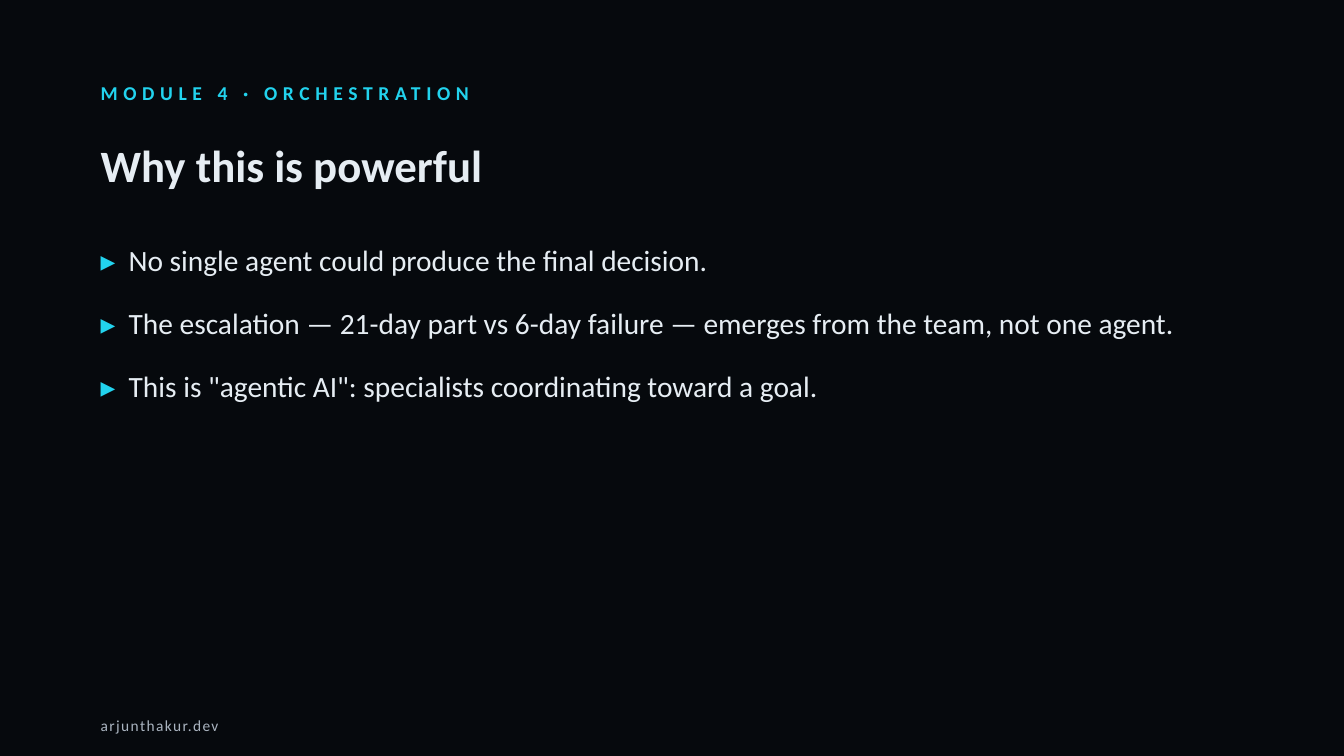
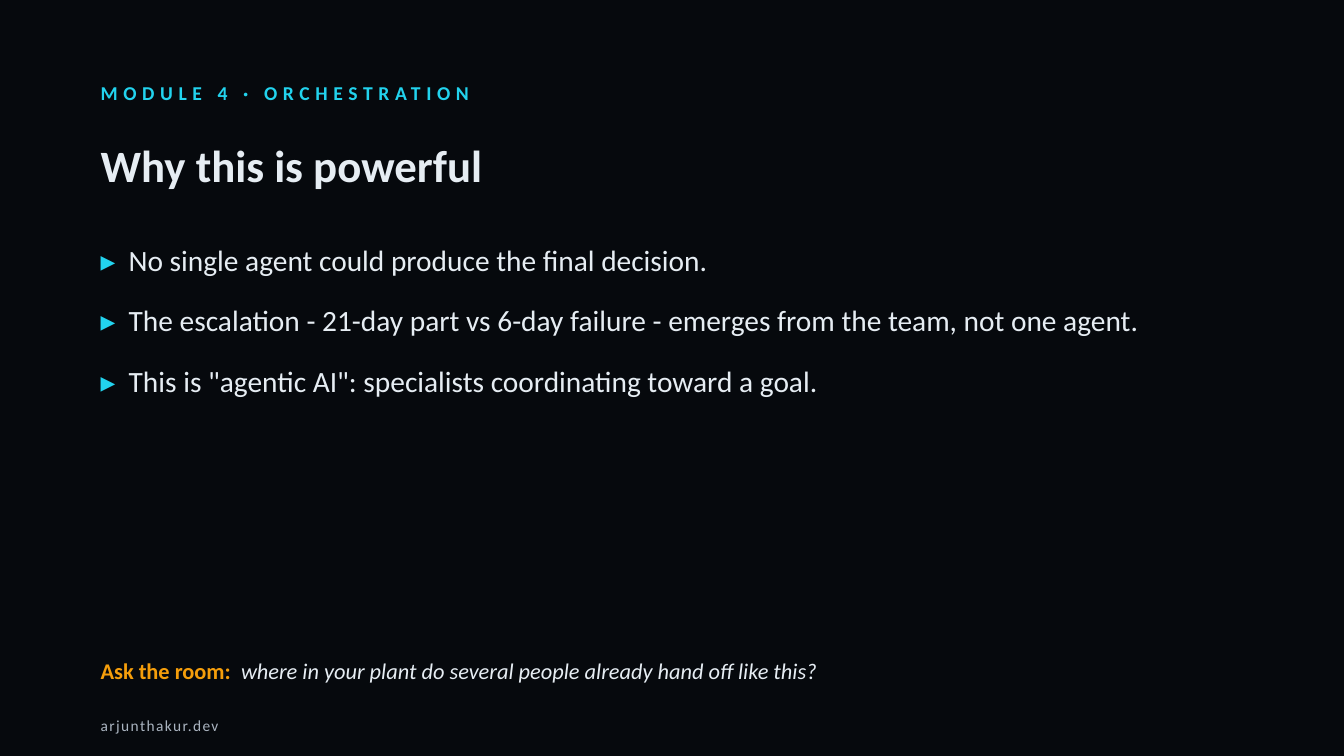
Before and after one commit to thakurarjun247/lgelectronics, a slide deck: slide 32 of LG-AI-Training-4hr.pptx (slide 31 before the commit). Drawn at 1344x756 pixels with LibreOffice and Linux fonts; fonts in the diff are those of the drawing. Boxes give left, top, right and bottom in pixels: in the first picture for what was removed or moved away, otherwise in the second. Text is boxed around its words. In the diff, an @@ line names an element or a change of style, - is before the commit and + after.

```diff
--- a/LG-AI-Training-4hr.pptx
+++ b/LG-AI-Training-4hr.pptx
@@ text at [129,310,1138,336]: text changed @@
-▸ The escalation — 21-day part vs 6-day failure — emerges from the team, not one agent.
+▸ The escalation - 21-day part vs 6-day failure - emerges from the team, not one agent.
@@ text added at [101,663,816,683], 16 pt, text #E6EDF3, italic @@
+Ask the room: where in your plant do several people already hand off like this?
```
Also in this commit, not shown: 25 other slides changed, 2 slides added, 1 slide removed, 2 other files.
